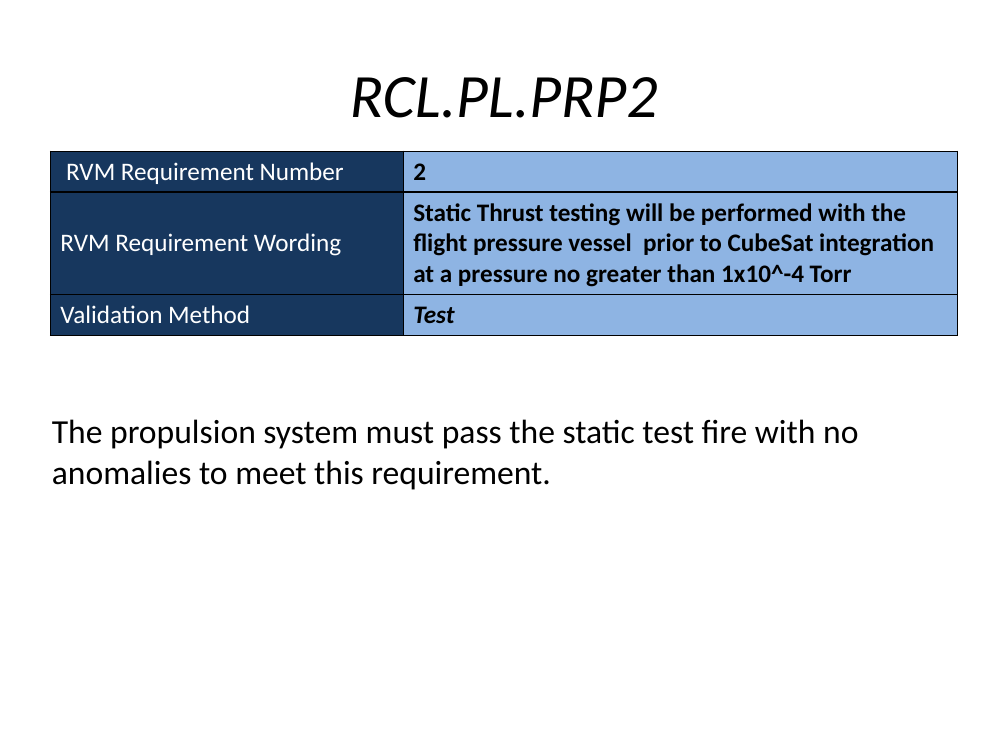
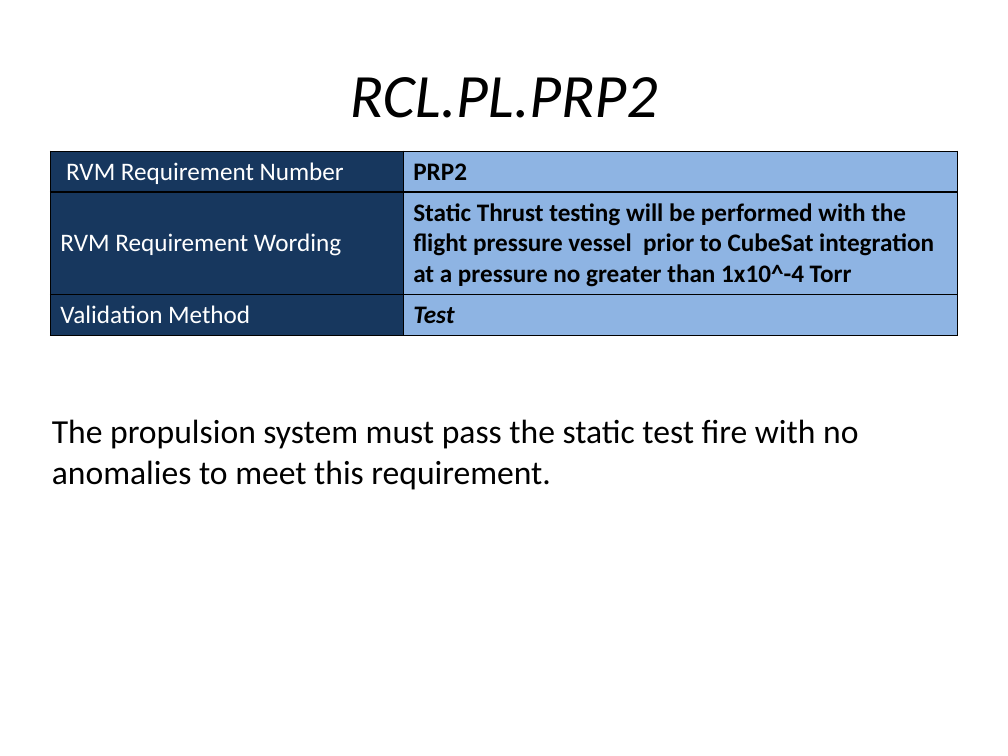
Before and after one commit to RascalSeniorDesign/Preliminary-Design, a slide deck: slide 2 of CMQA/Presentations/Nate Slides/Nate Slides.pptx. Drawn at 1008x756 pixels with LibreOffice and Linux fonts; fonts in the diff are those of the drawing. Boxes give left, top, right and bottom in pixels: in the first picture for what was removed or moved away, otherwise in the second. Text is boxed around its words. In the diff, an @@ line names an element or a change of style, - is before the commit and + after.

```diff
--- a/CMQA/Presentations/Nate Slides/Nate Slides.pptx
+++ b/CMQA/Presentations/Nate Slides/Nate Slides.pptx
@@ table at box(50, 151, 958, 334) @@
-row 1, column 2: 2
+row 1, column 2: PRP2
```
Also in this commit, not shown: 3 other slides changed, 4 slides added.
